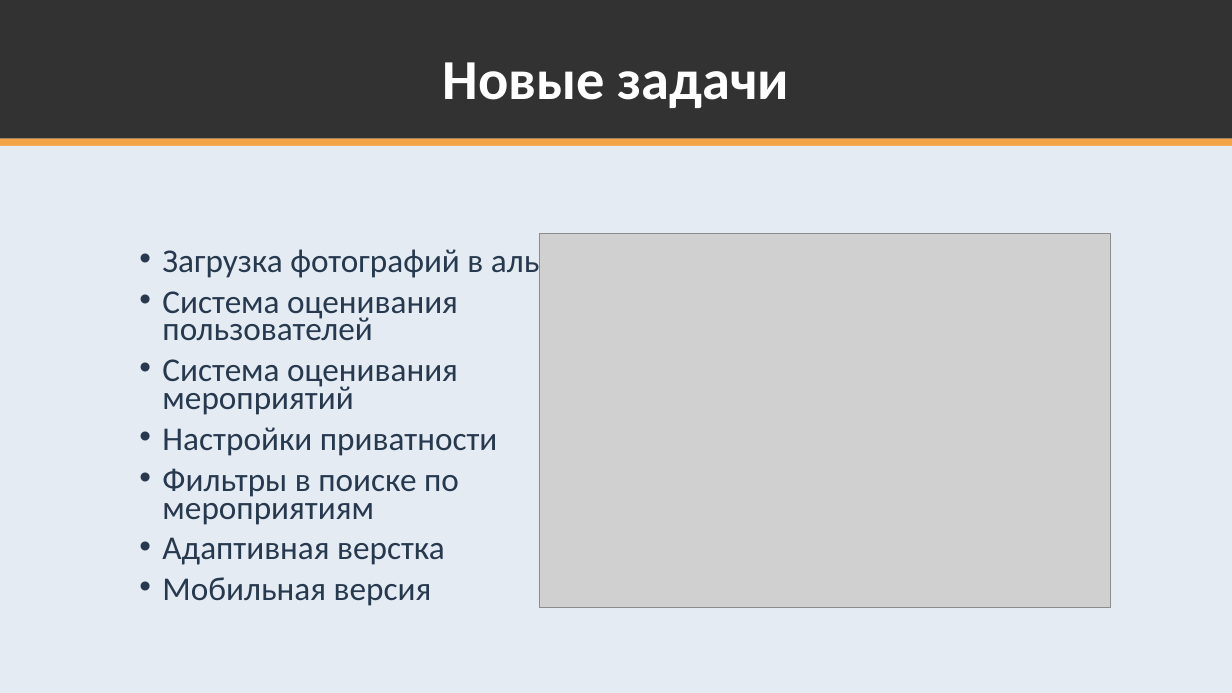
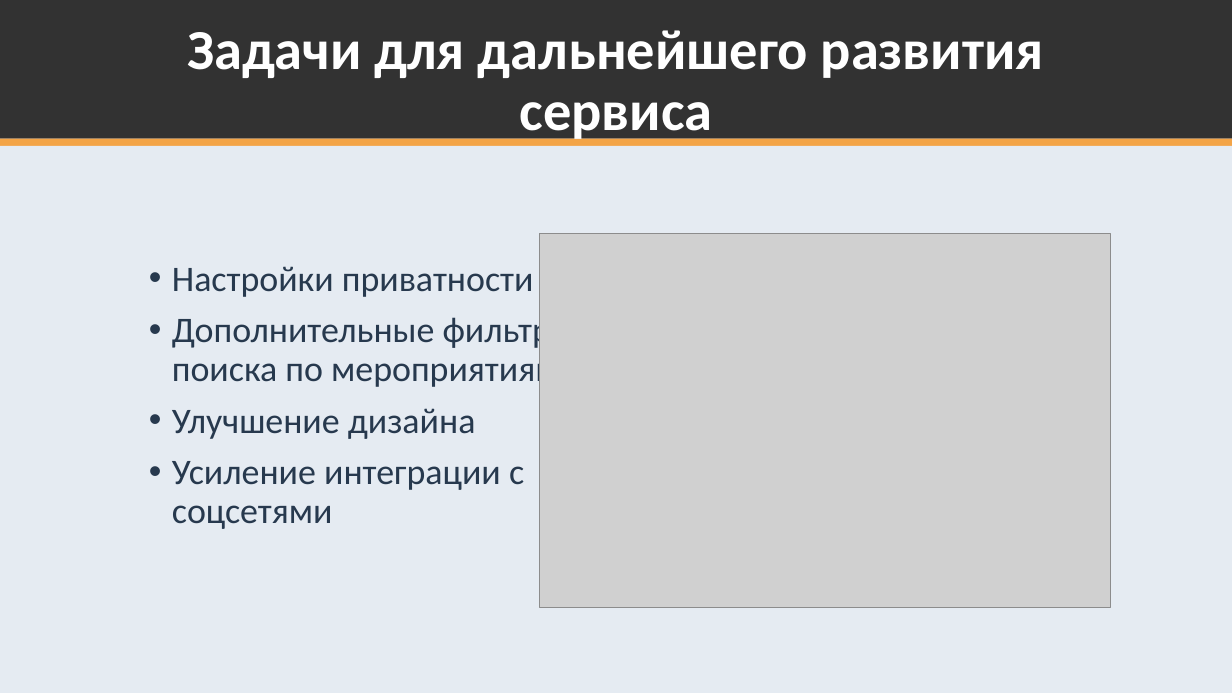
Before and after one commit to K224/TPKS, a slide deck: slide 22 of k224-docs/Presentazia_21_relis.pptx (slide 20 before the commit). Drawn at 1232x693 pixels with LibreOffice and Linux fonts; fonts in the diff are those of the drawing; grey boxes stand for pictures. Boxes give left, top, right and bottom in pixels: in the first picture for what was removed or moved away, otherwise in the second. Text is boxed around its words. In the diff, an @@ line names an element or a change of style, - is before the commit and + after.

```diff
--- a/k224-docs/Presentazia_21_relis.pptx
+++ b/k224-docs/Presentazia_21_relis.pptx
@@ title at <box>187,30,1044,143</box>: text changed @@
-Новые задачи
+Задачи для дальнейшего развития сервиса
@@ text "Настройки приватности": place and size @@
-text "Настройки приватности" at <box>162,245,614,606</box>
+text "Настройки приватности" at <box>172,266,575,529</box>
@@ text at <box>162,245,614,415</box>: paragraphs removed @@
-• Загрузка фотографий в альбоме
-• Система оценивания пользователей
-• Система оценивания мероприятий
@@ text at <box>172,266,534,297</box>: size 25.9 to 28 pt in "Настройки приватности"; line spacing 0.7 to 0.9 @@
@@ text at <box>172,312,575,529</box>: text changed; size 25.9 to 28 pt @@
-• Фильтры в поиске по мероприятиям
-• Адаптивная верстка
-• Мобильная версия
+• Дополнительные фильтры для поиска по мероприятиям
+• Улучшение дизайна
+• Усиление интеграции с соцсетями
```
Also in this commit, not shown: 11 other slides changed, 4 slides added, 2 slides removed.
